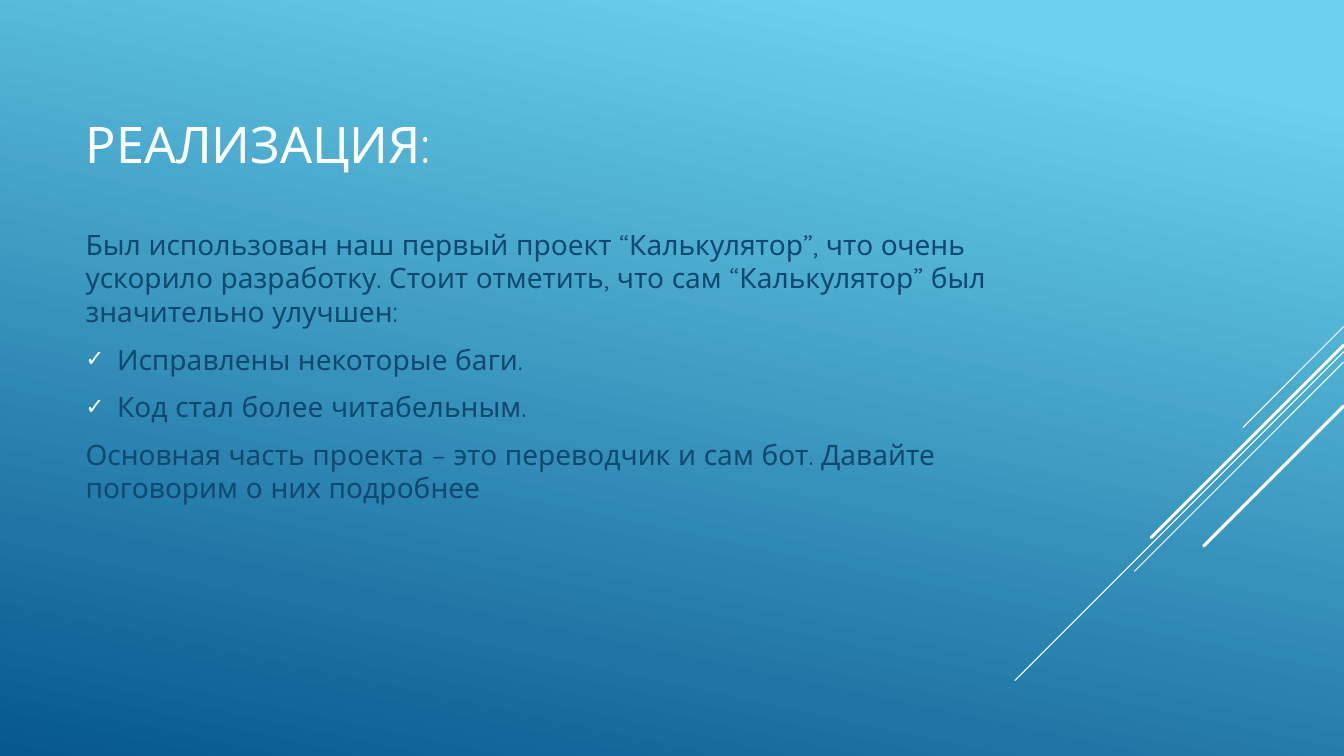
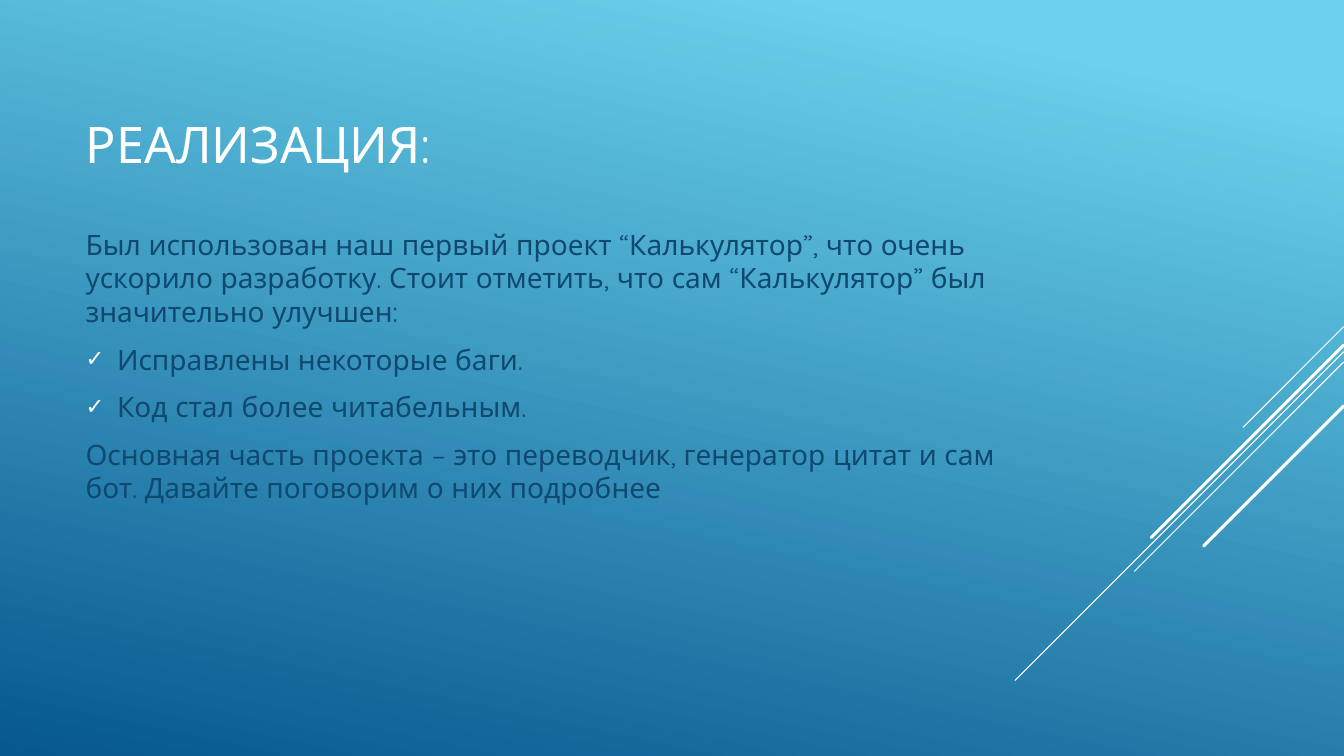
Before and after one commit to GluKhovKirill/TelegramBot, a slide deck: slide 3 of Телеграмм Бот.pptx. Drawn at 1344x756 pixels with LibreOffice and Linux fonts; fonts in the diff are those of the drawing. Boxes give left, top, right and bottom in pixels: in the first picture for what was removed or moved away, otherwise in the second. Text is boxed around its words. In the diff, an @@ line names an element or a change of style, - is before the commit and + after.

```diff
--- a/Телеграмм Бот.pptx
+++ b/Телеграмм Бот.pptx
@@ text at (86, 445, 994, 505): text changed @@
-Основная часть проекта – это переводчик и сам бот. Давайте поговорим о них подробнее
+Основная часть проекта – это переводчик, генератор цитат и сам бот. Давайте поговорим о них подробнее
```
Also in this commit, not shown: 1 other slide changed.
